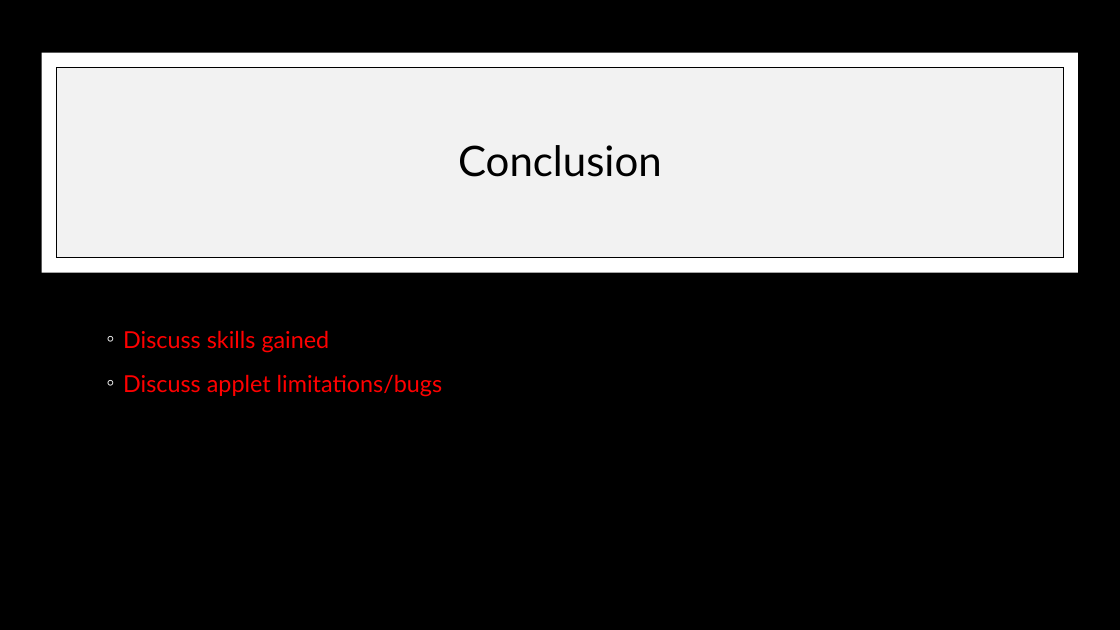
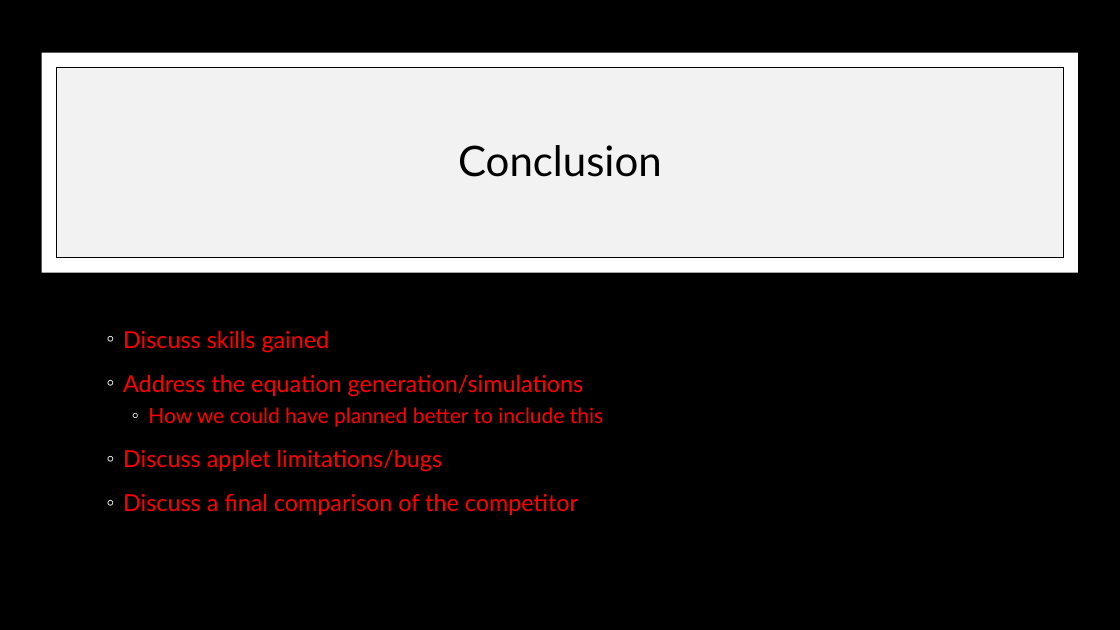
Before and after one commit to IFDL-WSU/Viscous-Droplet-Impact, a slide deck: slide 11 of Final Presentation/MECH417_Team4_FinalPresentation.pptx. Drawn at 1120x630 pixels with LibreOffice and Linux fonts; fonts in the diff are those of the drawing. Boxes give left, top, right and bottom in pixels: in the first picture for what was removed or moved away, otherwise in the second. Text is boxed around its words. In the diff, an @@ line names an element or a change of style, - is before the commit and + after.

Commit message:
Update presentation

```diff
--- a/Final Presentation/MECH417_Team4_FinalPresentation.pptx
+++ b/Final Presentation/MECH417_Team4_FinalPresentation.pptx
@@ text at (123,374,603,427): paragraphs added @@
+◦ Address the equation generation/simulations
+  ◦ How we could have planned better to include this
@@ text at (123,493,578,515): paragraph added @@
+◦ Discuss a final comparison of the competitor
```
Also in this commit, not shown: 5 other slides changed.
